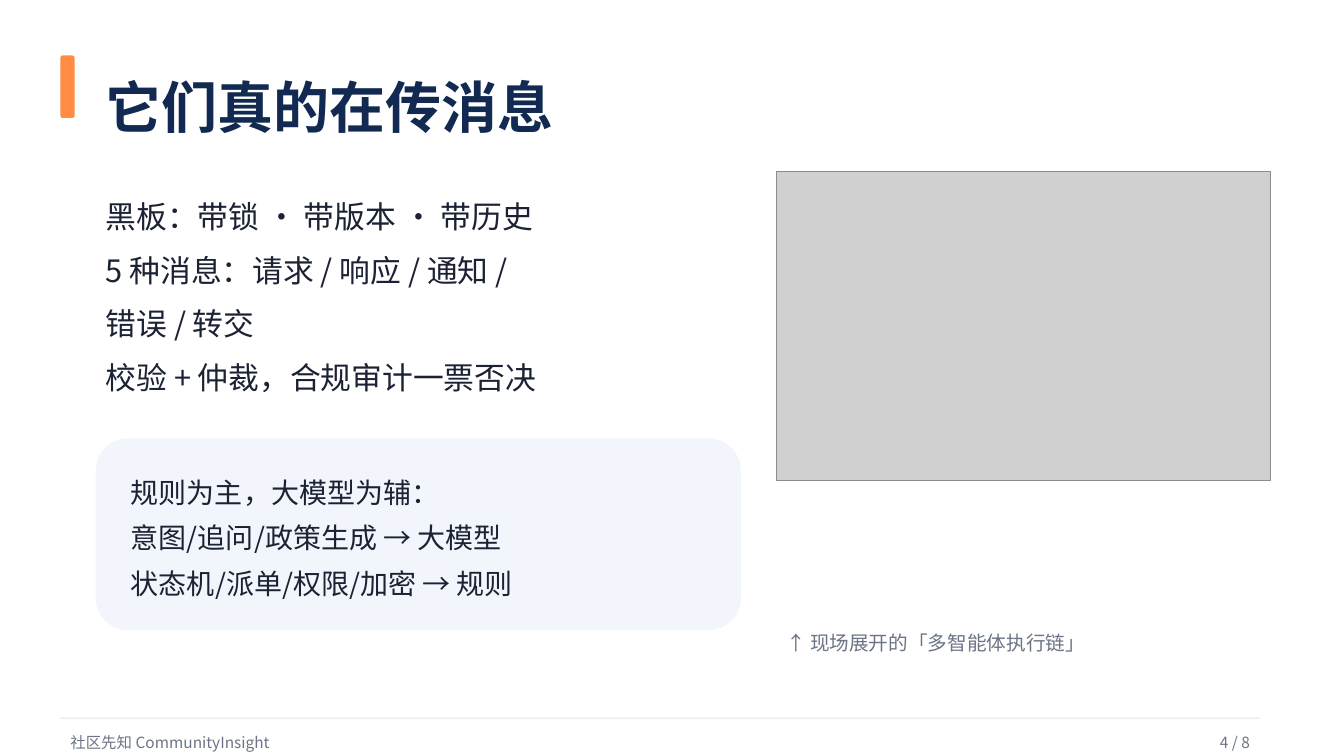
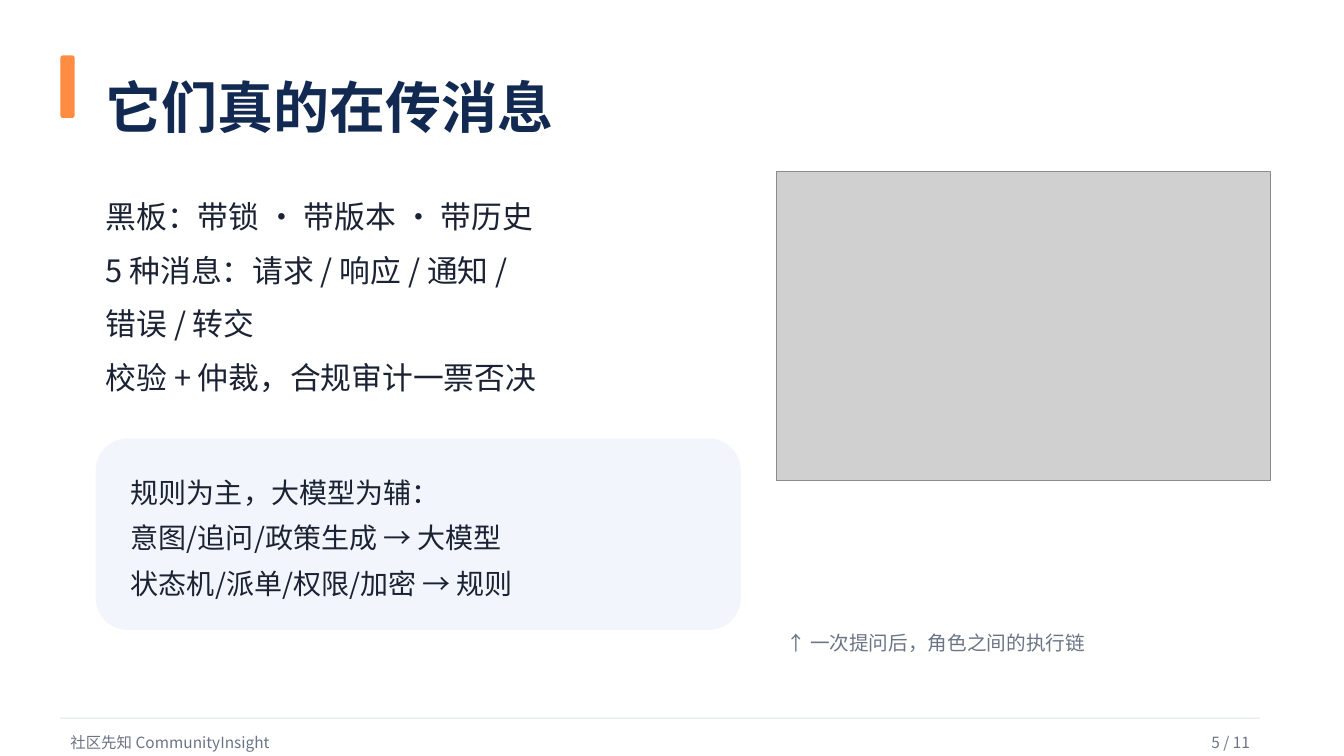
Before and after one commit to woshuofengsu/campus-insight-agent, a slide deck: slide 5 of docs/competition/9月22日路演-社区先知.pptx (slide 4 before the commit). Drawn at 1344x756 pixels with LibreOffice and Linux fonts; fonts in the diff are those of the drawing; grey boxes stand for pictures. Boxes give left, top, right and bottom in pixels: in the first picture for what was removed or moved away, otherwise in the second. Text is boxed around its words. In the diff, an @@ line names an element or a change of style, - is before the commit and + after.

```diff
--- a/docs/competition/9月22日路演-社区先知.pptx
+++ b/docs/competition/9月22日路演-社区先知.pptx
@@ text at bbox=[810, 633, 1085, 652]: text changed @@
-↑ 现场展开的「多智能体执行链」
+↑ 一次提问后，角色之间的执行链
@@ text at bbox=[1211, 736, 1250, 748]: text changed @@
-4 / 8
+5 / 11
```
Also in this commit, not shown: 13 other slides changed, 1 other file.
